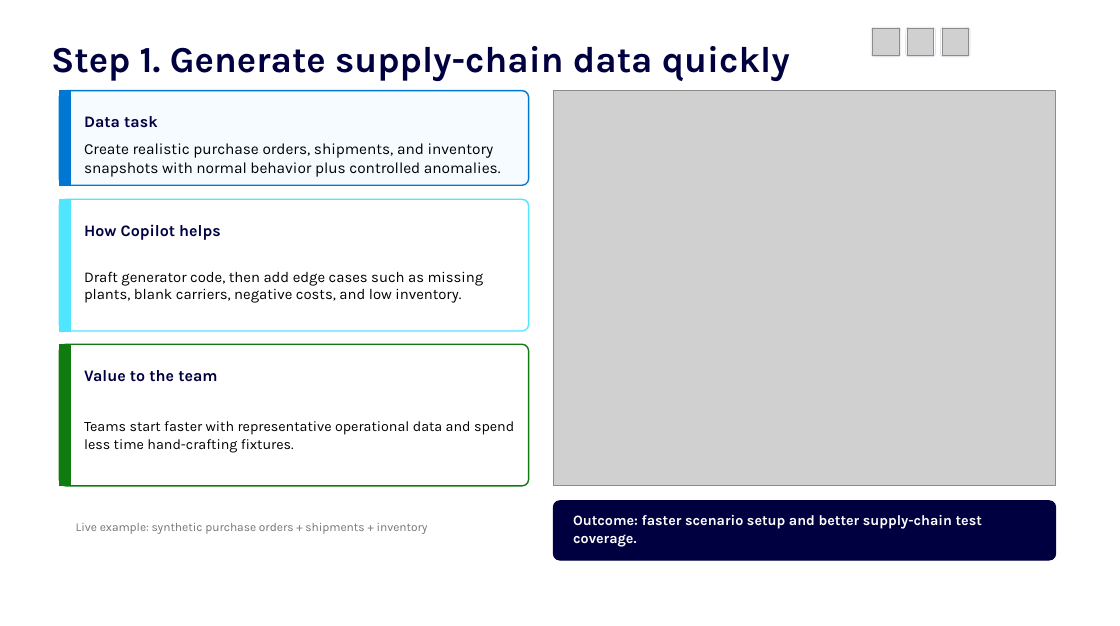
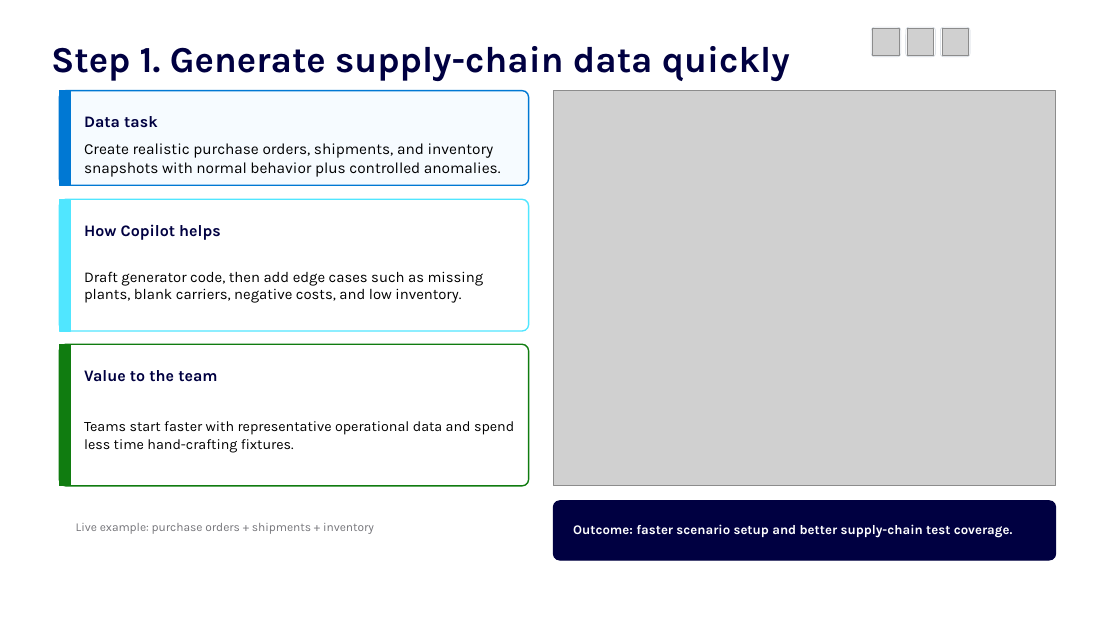
Before and after one commit to jordanbean-msft/github-copilot-for-data-professionals, a slide deck: slide 5 of deck/github-copilot-for-data-professionals.pptx. Drawn at 1120x626 pixels with LibreOffice and Linux fonts; fonts in the diff are those of the drawing; grey boxes stand for pictures; background and template pictures are left out. Boxes give left, top, right and bottom in pixels: in the first picture for what was removed or moved away, otherwise in the second. Text is boxed around its words. In the diff, an @@ line names an element or a change of style, - is before the commit and + after.

```diff
--- a/deck/github-copilot-for-data-professionals.pptx
+++ b/deck/github-copilot-for-data-professionals.pptx
@@ text at (76, 523, 374, 534): text changed @@
-Live example: synthetic purchase orders + shipments + inventory
+Live example: purchase orders + shipments + inventory
@@ text "Outcome: faster scenario setup and ..." at (573, 524, 1013, 537): size 12.5 to 11.6 pt @@
```
Also in this commit, not shown: 5 other slides changed, 1 slide added, 1 slide removed, 7 other files.
